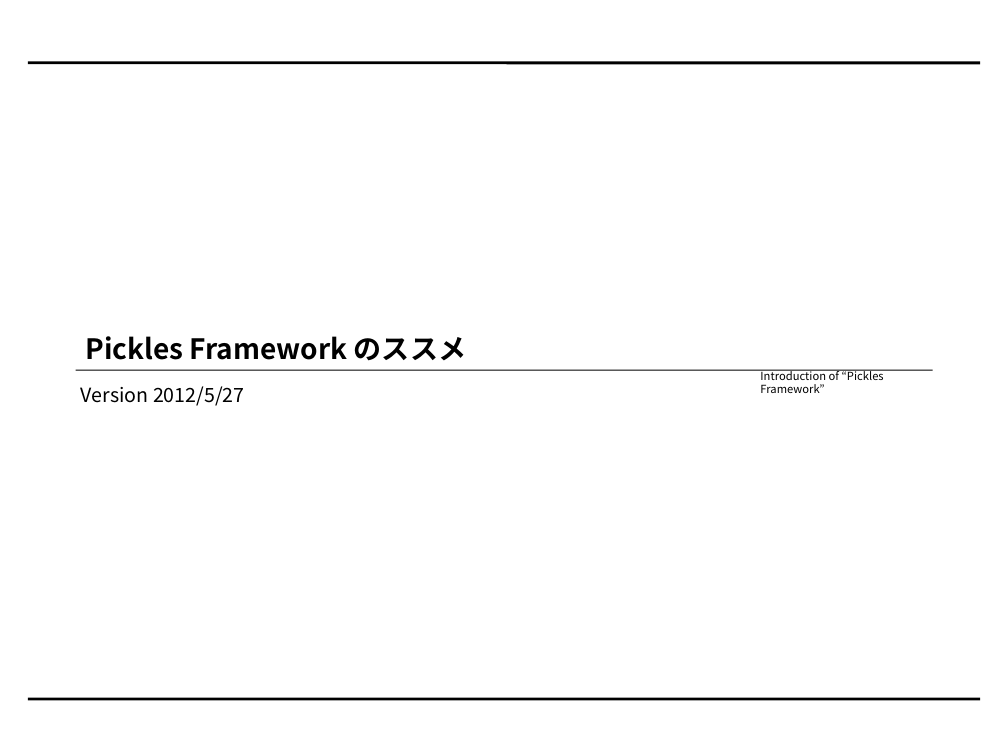
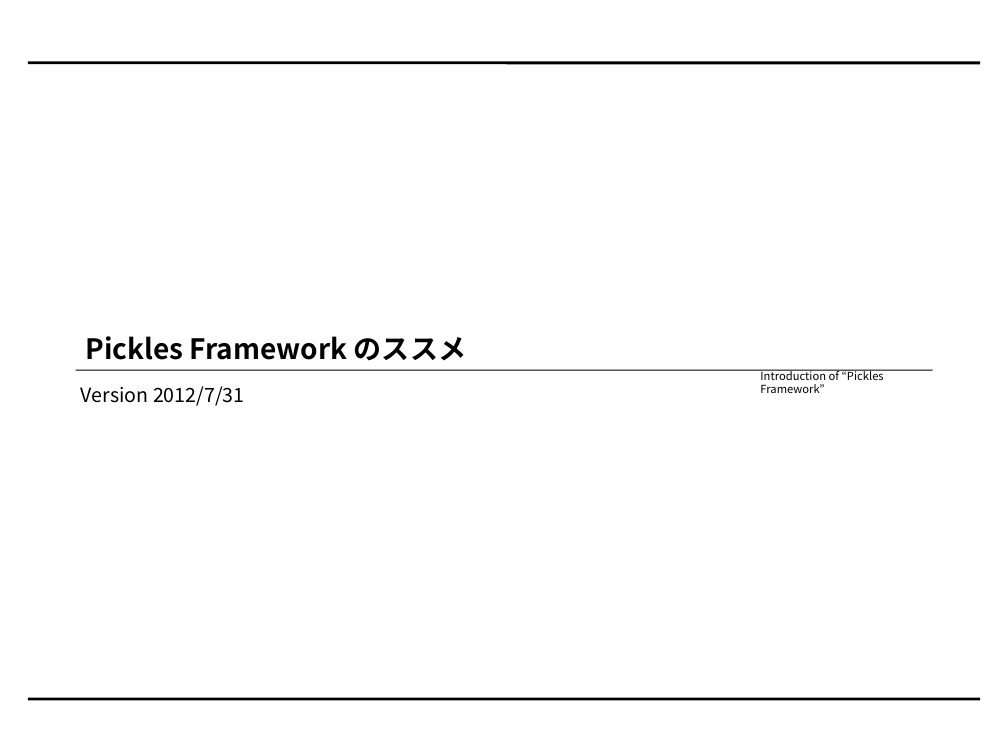
Before and after one commit to tomk79/PxDocuments, a slide deck: slide 1 of PxFW_invitation.odp. Drawn at 1008x756 pixels with LibreOffice and Linux fonts; fonts in the diff are those of the drawing. Boxes give left, top, right and bottom in pixels: in the first picture for what was removed or moved away, otherwise in the second. Text is boxed around its words. In the diff, an @@ line names an element or a change of style, - is before the commit and + after.

```diff
--- a/PxFW_invitation.odp
+++ b/PxFW_invitation.odp
@@ text at (81,386,245,406): text changed @@
-Version 2012/5/27
+Version 2012/7/31
```
Also in this commit, not shown: 14 other slides changed, 13 slides added, 9 slides removed.
